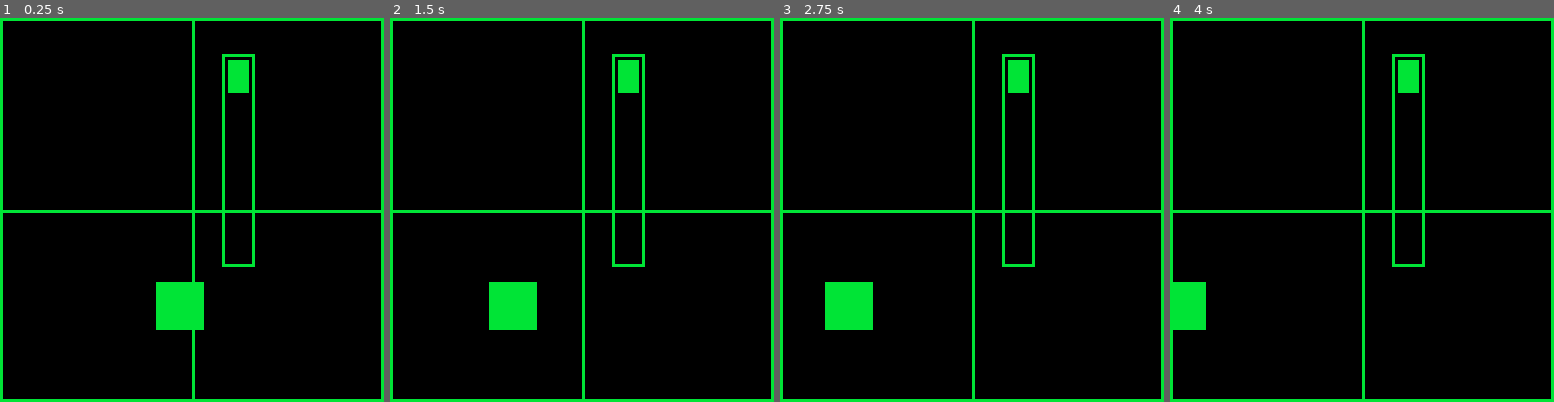
Above: before the commit, frames 1-4 (left to right).
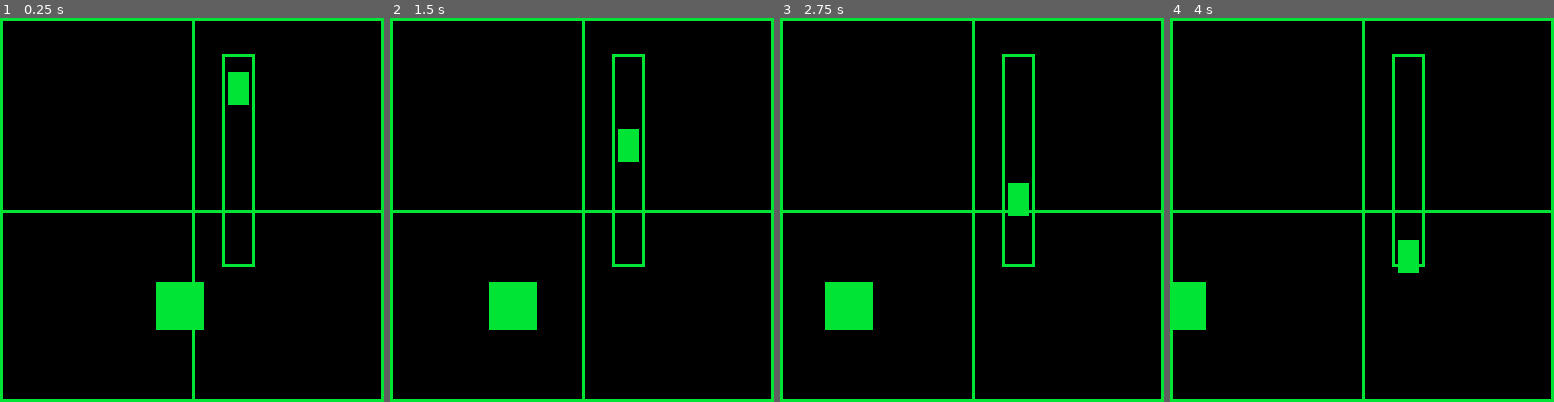
Above: after the commit, the same moments.

Repository: getJv/novice_summer_jam_2
Game: PICO-8 cartridge w_box.p8
Same seed, same stepped clock (60 frames per second), same inputs: the game is played once before the commit and once after it.
Inputs:
- Up to frame 1 (0.25 s): no input
- Up to frame 2 (1.5 s): no input
- Up to frame 3 (2.75 s): no input
- Up to frame 4 (4 s): no input

The runs differ from the first frame. In frame 1, 0.3% of the frame differs, in the area x 59-65%, y 10-23%; in frame 2, 0.9%, in the area x 59-65%, y 10-38%; in frame 3, 0.9%; in frame 4, 0.9%.

Commit message:
feat: add down force to paddle

Diff:
--- a/pad_frame.lua
+++ b/pad_frame.lua
@@ -1,17 +1,22 @@
+pad_margin = 2
 pad_frame = {x = 74 ,y = 12,w = 10,h=70}
-pad_margin = 2
-pad_x = pad_frame.x + pad_margin
-pad_y = pad_frame.y + pad_margin
-pad_w = pad_x + 6 -- 6 is the max width
-pad_h = pad_y + 10 -- 10 is the initial height
+pad = {
+    x = pad_frame.x + pad_margin,
+    y = pad_frame.y + pad_margin,
+    w = (pad_frame.x + pad_margin) + 6, -- 6 is the max width
+    h = 10
+}
+
 
 function update_pad_frame()
-
+    if(can_update(2)) then
+        pad.y = pad.y + 1
+    end
 end
 
 function draw_pad_frame()
     -- pad frame
     rect( pad_frame.x,pad_frame.y,pad_frame.x + pad_frame.w, pad_frame.y + pad_frame.h,11)
     -- pad
-    rectfill( pad_x,pad_y, pad_w,pad_h ,11)
+    rectfill( pad.x,pad.y, pad.w, pad.y + pad.h ,11)
 end
